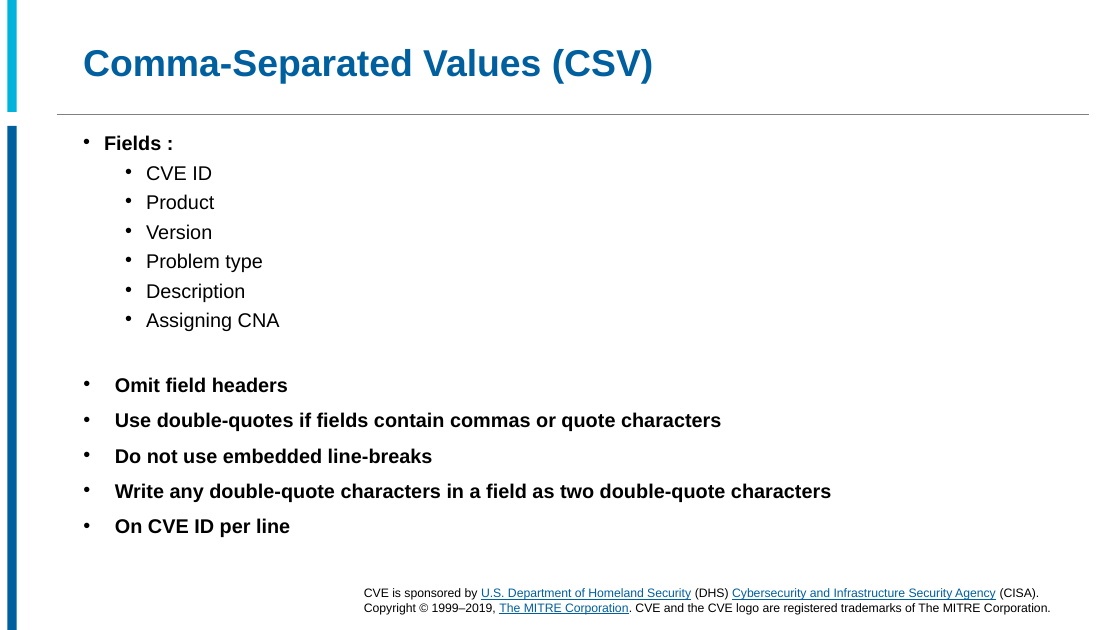
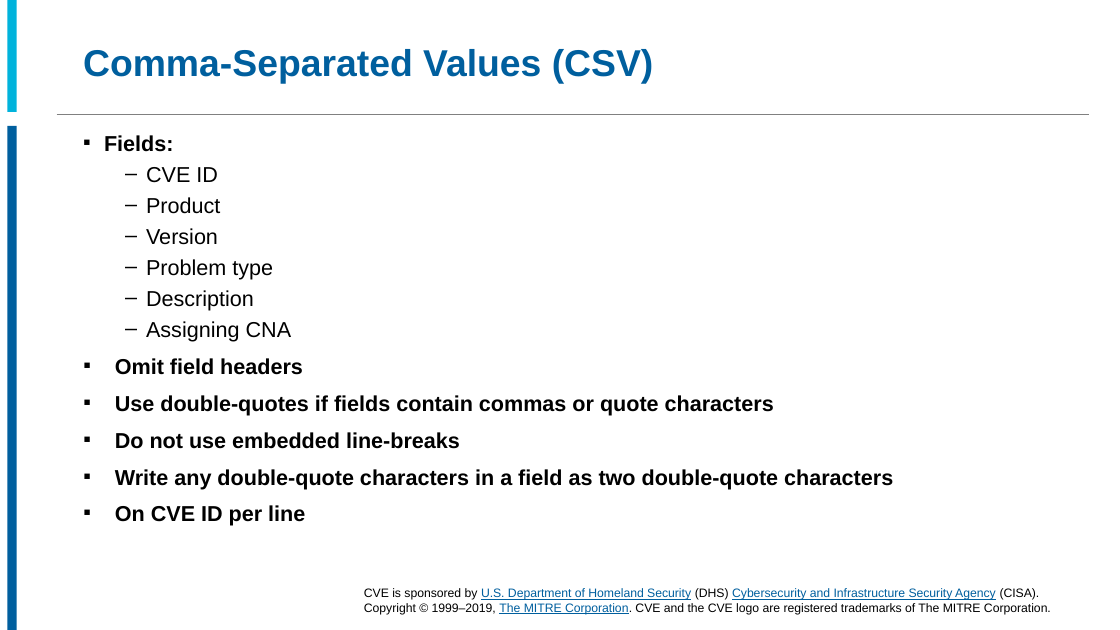
Before and after one commit to CVEProject/cveproject.github.io, a slide deck: slide 11 of docs/cna/CVE_Entry_Submission_Process.pptx. Drawn at 1120x630 pixels with LibreOffice and Linux fonts; fonts in the diff are those of the drawing; background and template pictures are left out. Boxes give left, top, right and bottom in pixels: in the first picture for what was removed or moved away, otherwise in the second. Text is boxed around its words. In the diff, an @@ line names an element or a change of style, - is before the commit and + after.

```diff
--- a/docs/cna/CVE_Entry_Submission_Process.pptx
+++ b/docs/cna/CVE_Entry_Submission_Process.pptx
@@ text at <box>104,135,173,152</box>: text changed; size 17 to 18.5 pt @@
-• Fields :
+▪ Fields:
@@ text at <box>115,167,893,526</box>: size 17 to 18.5 pt; bullet • to –; bullet • to ▪ @@
```
Also in this commit, not shown: 20 other slides changed.
